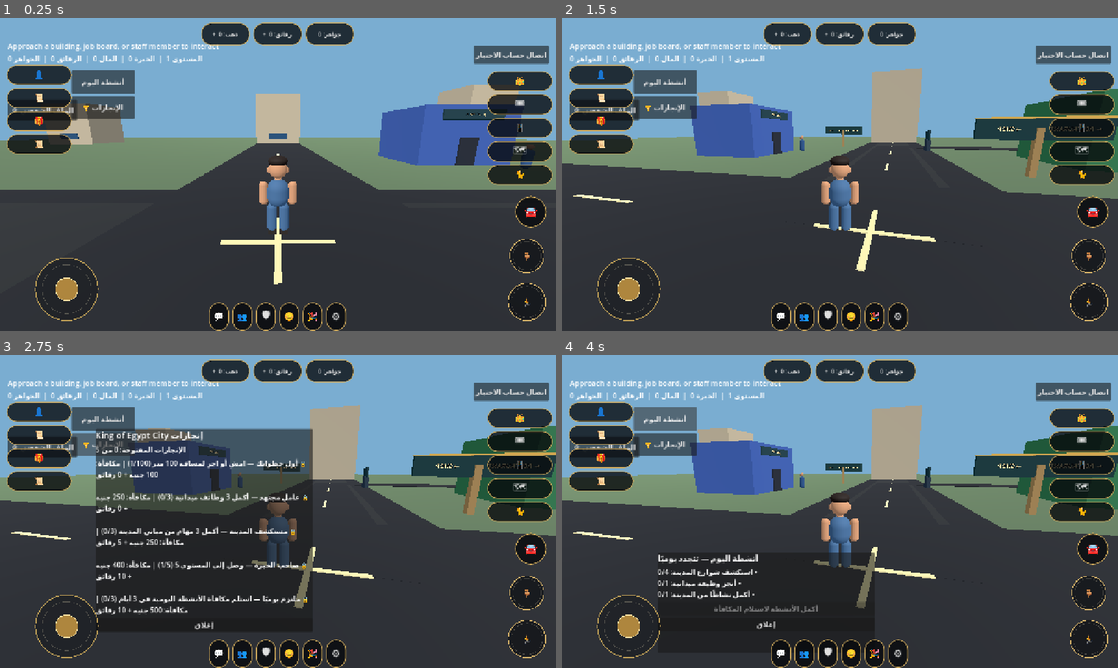
Above: before the commit, frames 1-4 (two rows, left to right).
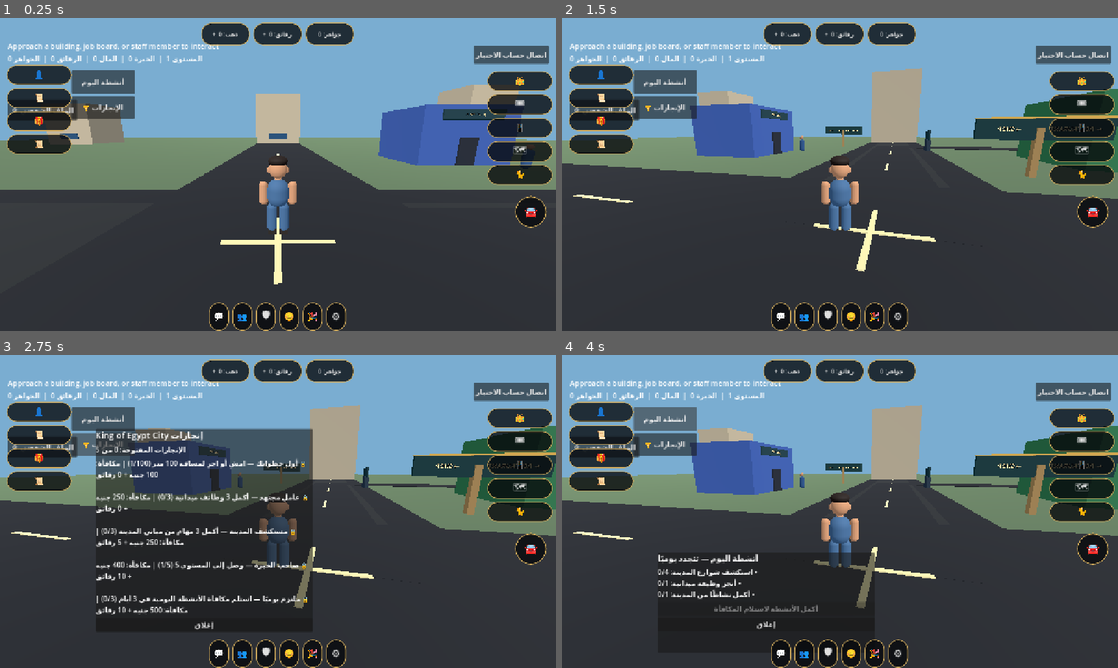
Above: after the commit, the same moments.

Repository: gamalalaraby1988-dotcom/King-Egypt-
Game: Godot game, scene res://scenes/main.tscn
Two runs of this game, one before a commit and one after it. Both use one fixed random seed, a clock stepped at 60 frames per second and the inputs below.
Inputs (mouse positions are in pixels of both pictures, inside the frame that each line leads up to):
- Up to frame 1 (0.25 s): no input
- Up to frame 2 (1.5 s): tap Enter at 0.5 s; move the mouse to (962, 158) at 0.52 s; hold D (move_right) 0.53-1.25 s; hold Shift (sprint) 0.53-1.25 s; click (962, 158) at 0.67 s; drag from (728, 190) to (812, 237) at 1.27 s
- Up to frame 3 (2.75 s): click "الإنجازات 🏆" at 2 s
- Up to frame 4 (4 s): click "إغلاق" at 2.75 s; click "أنشطة اليوم" at 3.5 s

The runs differ from the first frame. In frame 1, 1.6% of the frame differs, in the area x 6-99%, y 70-97%; in frame 2, 1.6%; in frame 3, 1.6%; in frame 4, 1.6%.
Error after the commit: Parse Error: Identifier "sprint_active" not declared in the current scope. (res://scripts/mobile_hud.gd:31)

Commit message:
Remove unapproved sprint and chair touch buttons

Diff:
--- a/scripts/mobile_hud.gd
+++ b/scripts/mobile_hud.gd
@@ -1,26 +1,17 @@
 extends Control
-## المرحلة 28: واجهة لمس متجاوبة، مع فصل مناطق الحركة والجري والجلوس والكاميرا.
+## واجهة لمس متجاوبة: عصا الحركة وسحب الكاميرا فقط؛ أزرار التفاعل ضمن واجهة المدينة.
 
 @export var joystick_radius: float = 72.0
-@export var sprint_radius: float = 43.0
-@export var sit_radius: float = 39.0
 @export var camera_sensitivity: float = 0.006
 
 var player: CharacterBody3D
 var joystick_center := Vector2.ZERO
-var sprint_center := Vector2.ZERO
-var sit_center := Vector2.ZERO
 var joystick_vector := Vector2.ZERO
 var joystick_finger := -1
-var sprint_finger := -1
-var sit_finger := -1
 var camera_finger := -1
 var mouse_camera_active := false
-var sprint_active := false
 var _last_camera_pos := Vector2.ZERO
 var _joystick_draw_radius := 72.0
-var _sprint_draw_radius := 43.0
-var _sit_draw_radius := 39.0
 var _camera_drag_scale := 1.0
 
 func _ready() -> void:
@@ -52,13 +43,7 @@
 	var scale_factor := clampf(short_side / 720.0, 0.58, 1.0)
 	var margin := 24.0 * scale_factor
 	_joystick_draw_radius = joystick_radius * scale_factor
-	_sprint_draw_radius = sprint_radius * scale_factor
-	_sit_draw_radius = sit_radius * scale_factor
 	joystick_center = Vector2(maxf(margin + _joystick_draw_radius, size.x * 0.12), size.y - margin - _joystick_draw_radius)
-	# وضع زري الجري والجلوس رأسيًا لمنع تداخل مناطق اللمس على الشاشات الصغيرة.
-	var right_x := size.x - margin - maxf(_sprint_draw_radius, _sit_draw_radius)
-	sprint_center = Vector2(right_x, size.y - margin - _sprint_draw_radius)
-	sit_center = Vector2(right_x, maxf(margin + _sit_draw_radius, sprint_center.y - _sprint_draw_radius - _sit_draw_radius - 24.0 * scale_factor))
 	_camera_drag_scale = clampf(720.0 / maxf(360.0, size.y), 0.5, 1.8)
 
 func _draw() -> void:
@@ -70,9 +55,6 @@
 	var knob_radius := maxf(17.0, 26.0 * _joystick_draw_radius / 72.0)
 	draw_circle(joystick_center + joystick_vector * _joystick_draw_radius, knob_radius, Color(0.72, 0.55, 0.25, 0.94))
 	draw_arc(joystick_center + joystick_vector * _joystick_draw_radius, knob_radius, 0.0, TAU, 40, Color(1.0, 0.91, 0.66, 0.95), 1.6)
-	_draw_button(sprint_center, _sprint_draw_radius, "🏃", sprint_active)
-	var sitting_now: bool = is_instance_valid(player) and bool(player.get("sitting"))
-	_draw_button(sit_center, _sit_draw_radius, "🪑", sitting_now)
 
 func _draw_button(center: Vector2, radius: float, caption: String, active: bool) -> void:
 	var fill := Color(0.62, 0.43, 0.16, 0.88) if active else Color(0.025, 0.035, 0.045, 0.58)
@@ -113,13 +95,6 @@
 	if pos.distance_to(joystick_center) <= _joystick_draw_radius * 1.55 and joystick_finger == -1:
 		joystick_finger = index
 		_update_joystick(pos)
-	elif pos.distance_to(sprint_center) <= _sprint_draw_radius * 1.55 and sprint_finger == -1:
-		sprint_finger = index
-		sprint_active = true
-	elif pos.distance_to(sit_center) <= _sit_draw_radius * 1.55 and sit_finger == -1:
-		sit_finger = index
-		if is_instance_valid(player) and player.has_method("toggle_sit"):
-			player.toggle_sit()
 	elif pos.x > get_viewport_rect().size.x * 0.38 and camera_finger == -1:
 		camera_finger = index
 		_last_camera_pos = pos
@@ -129,11 +104,6 @@
 	if index == joystick_finger:
 		joystick_finger = -1
 		joystick_vector = Vector2.ZERO
-	if index == sprint_finger:
-		sprint_finger = -1
-		sprint_active = false
-	if index == sit_finger:
-		sit_finger = -1
 	if index == camera_finger:
 		camera_finger = -1
 	queue_redraw()
@@ -156,15 +126,12 @@
 	pivot.rotation.x = clampf(pivot.rotation.x - delta_pos.y * sensitivity, deg_to_rad(-60.0), deg_to_rad(25.0))
 
 func _is_over_control(pos: Vector2) -> bool:
-	return pos.distance_to(joystick_center) <= _joystick_draw_radius * 1.55 or pos.distance_to(sprint_center) <= _sprint_draw_radius * 1.55 or pos.distance_to(sit_center) <= _sit_draw_radius * 1.55
+	return pos.distance_to(joystick_center) <= _joystick_draw_radius * 1.55
 
 func _clear_touch_state() -> void:
 	joystick_finger = -1
-	sprint_finger = -1
-	sit_finger = -1
 	camera_finger = -1
 	joystick_vector = Vector2.ZERO
-	sprint_active = false
 	mouse_camera_active = false
 	if is_instance_valid(player):
 		player.set_mobile_move(Vector2.ZERO)
